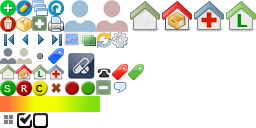
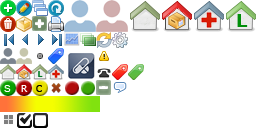
Layered file, before and after one edit (256x128). Changes by layer:
added layer "1319135814_050" above "Tag automatica" over box(99, 51, 109, 61)
